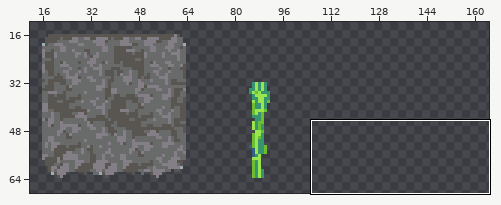
A pixel-art file gets an edit: Assets/Sprites & Tiles/Sprites/tilesheet.aseprite. The first picture is a wide view before the edit; the outline marks the close-up.
Close-up. First the earlier version:
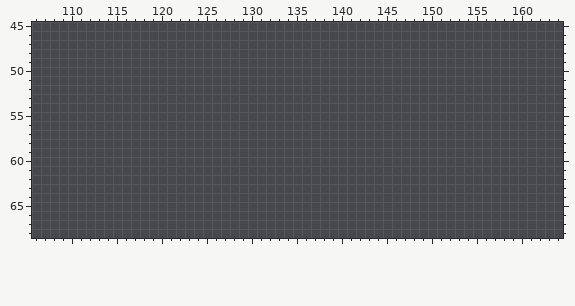
512x512 pixels, 1 frame. Shown: x 106..164, y 45..68. The wide view leaves out empty margins.
Once edited:
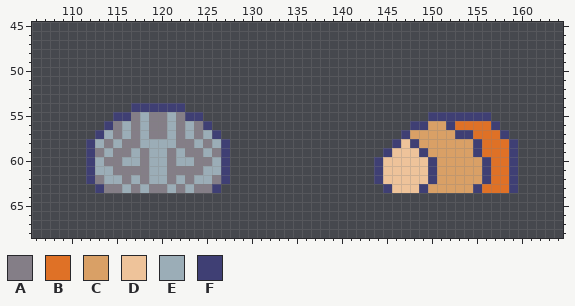
Palette (. is transparent): A #847e87  B #df7126  C #d9a066  D #eec39a  E #9badb7  F #3f3f74
Edits made:
The edit adds colour A in row 55 at x 117, 119 to 120 and 122; in rows 56 to 57 at x 115, 117, 119 to 120, 122 and 124; in row 58 at x 114, 116 to 117, 122 to 123 and 125; in row 59 at x 113, 115 to 116, 118, 121, 123 to 124 and 126; in row 60 at x 114 to 115, 118, 121 and 124 to 125; in row 61 at x 115 to 118 and 121 to 124.
The edit adds colour A in row 62 at x 113, 116, 118, 121, 123 and 126; in row 63 at x 114 to 115, 117, 119 to 120, 122 and 124 to 125.
The edit adds colour B in row 56 at x 153 to 156; in row 57 at x 155 to 157; in rows 58 to 59 at x 156 to 158; in rows 60 to 62 at x 157 to 158; in row 63 at x 156 to 158.
The edit adds colour C in row 56 at x 150 to 151; in row 57 at x 148 to 152; in row 58 at x 149 to 154; in row 59 at x 150 to 154; in rows 60 to 62 at x 151 to 155; in row 63 at x 150 to 154.
The edit adds colour D in row 58 at x 147; in row 59 at x 146 to 148; in rows 60 to 62 at x 145 to 149; in row 63 at x 146 to 148.
The edit adds colour E in row 55 at x 118 and 121; in row 56 at x 116, 118, 121 and 123; in row 57 at x 114, 116, 118, 121, 123 and 125; in row 58 at x 113, 115, 118 to 121, 124 and 126; in row 59 at x 114, 117, 119 to 120, 122 and 125; in row 60 at x 113, 116 to 117, 119 to 120, 122 to 123 and 126.
The edit adds colour E in row 61 at x 113 to 114, 119 to 120 and 125 to 126; in row 62 at x 114 to 115, 117, 119 to 120, 122 and 124 to 125; in row 63 at x 116, 118, 121 and 123.
The edit adds colour F in row 54 at x 117 to 122; in row 55 at x 115 to 116, 123 to 124 and 150 to 156; in row 56 at x 114, 125, 148 to 149, 152 and 157; in row 57 at x 113, 126, 147, 153 to 154 and 158; in row 58 at x 112, 127, 146, 148, 155 and 159; in row 59 at x 112, 127, 145, 149, 155 and 159.
The edit adds colour F in rows 60 to 62 at x 112, 127, 144, 150, 156 and 159; in row 63 at x 113, 126, 145, 149, 155 and 159.
Pixel boxes of the changes (left, top, right, bottom) in both close-ups:
added: (86, 103, 230, 193)
added: (374, 112, 518, 193)
